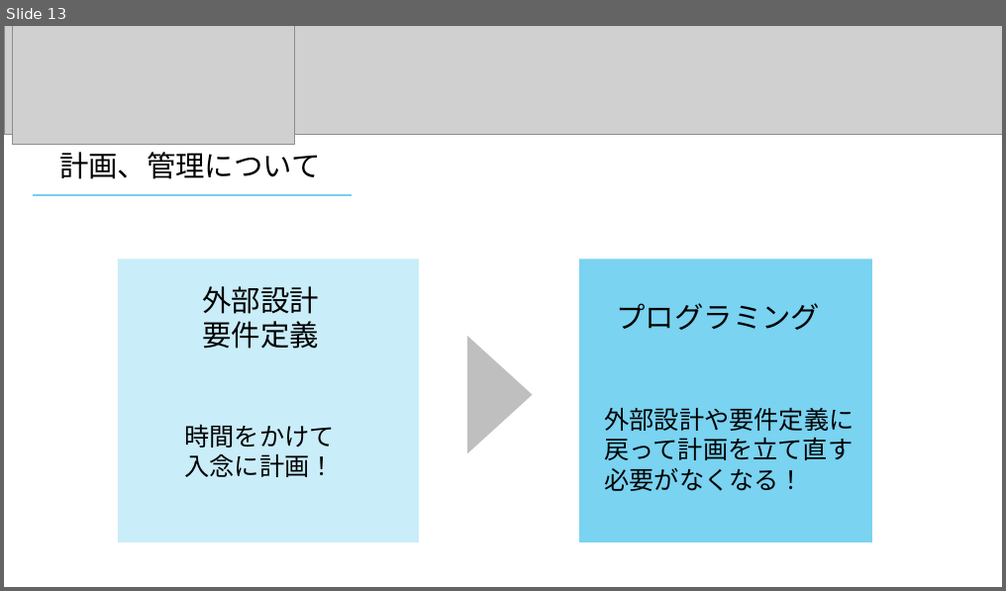
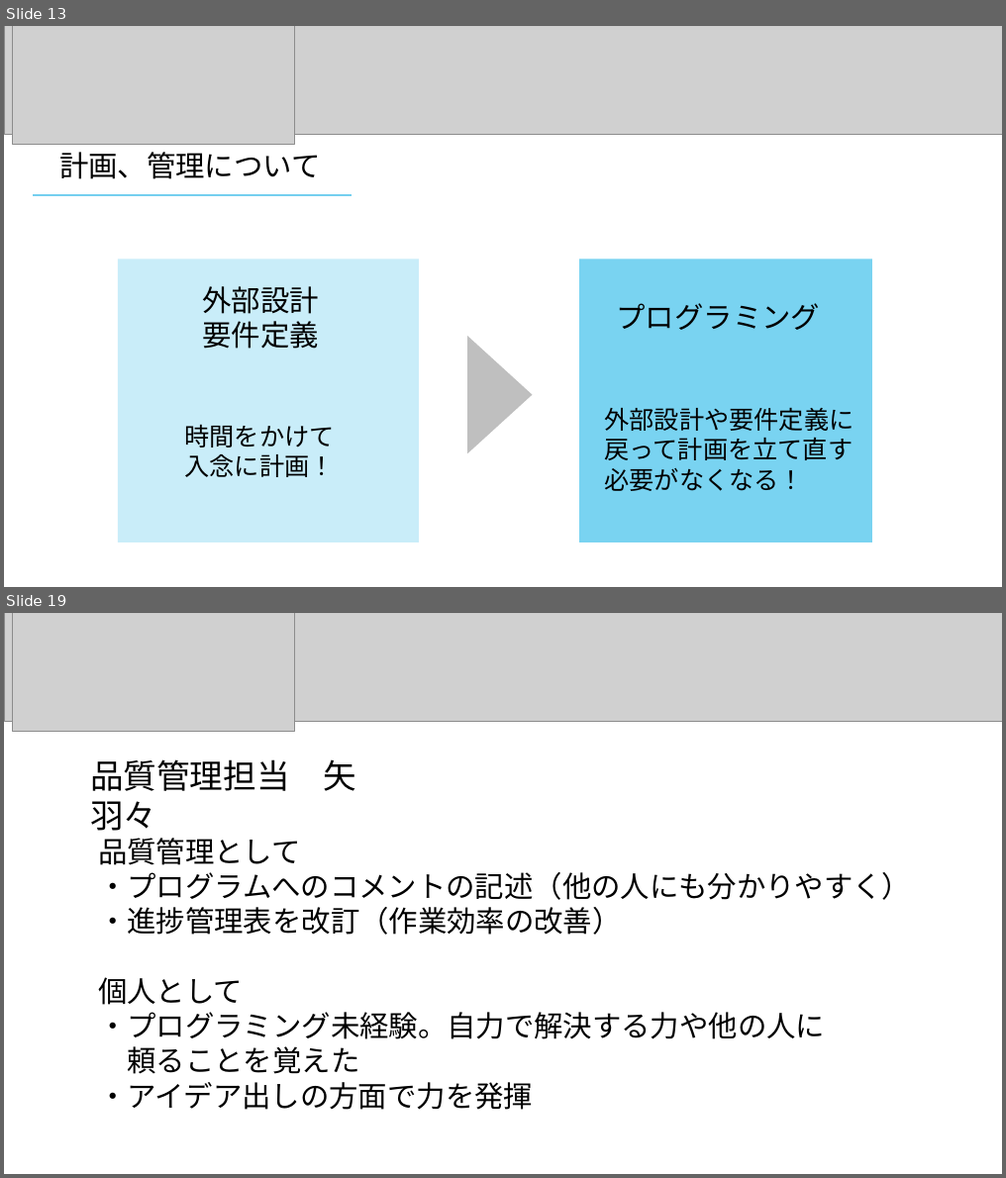
Before and after one commit to dojo2023/D-2, a slide deck: doc/開発演習発表資料/発表パワポ.pptm. Shown one above the other, each under a label of ours: slide 13 before the commit, slides 13 and 19 after it; the slides between them are not shown. The pictures are 1006x591 and 1006x1178 pixels, drawn with LibreOffice and Linux fonts; fonts in the diff are those of the drawing; grey boxes stand for pictures. Boxes give left, top, right and bottom in pixels: in the first picture for what was removed or moved away, otherwise in the second. Text is boxed around its words. In the diff, an @@ line names an element or a change of style, - is before the commit and + after.

```diff
--- a/doc/開発演習発表資料/発表パワポ.pptm
+++ b/doc/開発演習発表資料/発表パワポ.pptm
@@ slide 19 added at bbox=[4, 613, 1002, 1174], background #FFFFFF @@
@@ picture added at bbox=[4, 613, 1002, 721] @@
@@ picture added at bbox=[13, 613, 295, 731] @@
@@ text added at bbox=[90, 760, 290, 831], 32 pt, text #000000 @@
+品質管理担当 矢羽々
@@ text added at bbox=[98, 838, 911, 1110], 28 pt, text #000000 @@
+品質管理として
+・プログラムへのコメントの記述（他の人にも分かりやすく）
+・進捗管理表を改訂（作業効率の改善）
+個人として
+・プログラミング未経験。自力で解決する力や他の人に
+頼ることを覚えた
+・アイデア出しの方面で力を発揮
```
Also in this commit, not shown: 4 slides changed, 5 other slides added.
